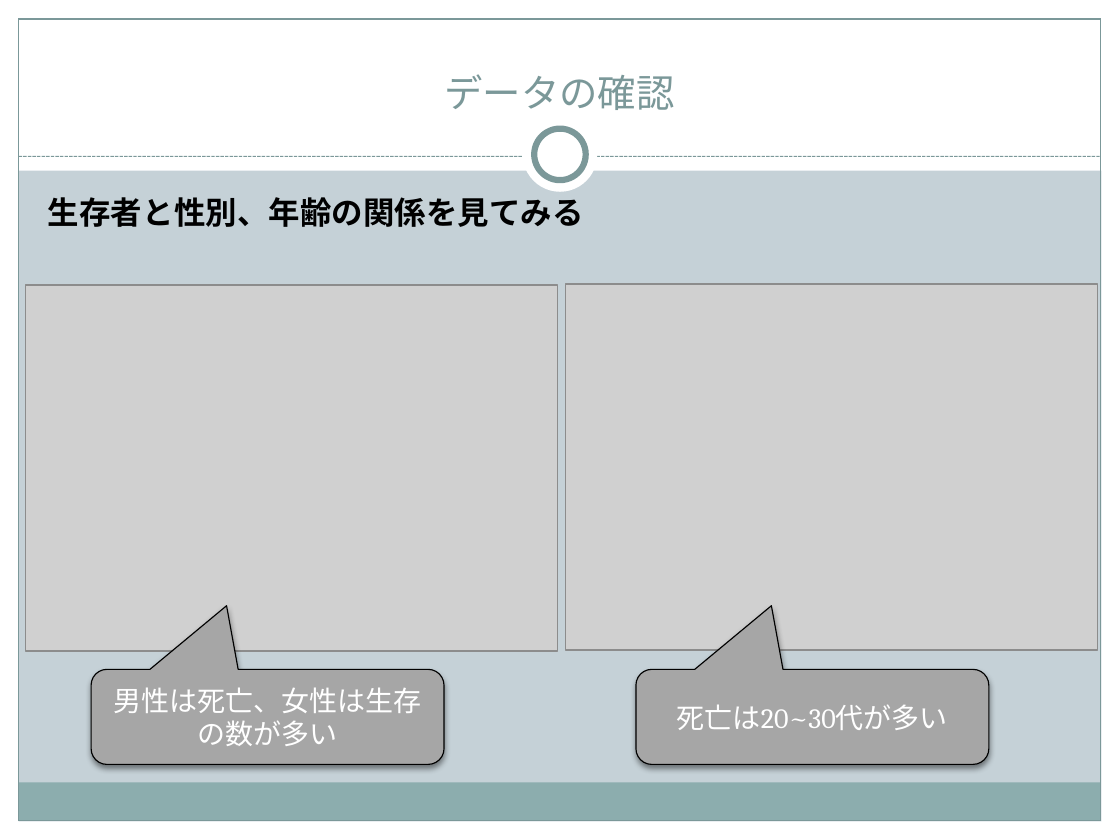
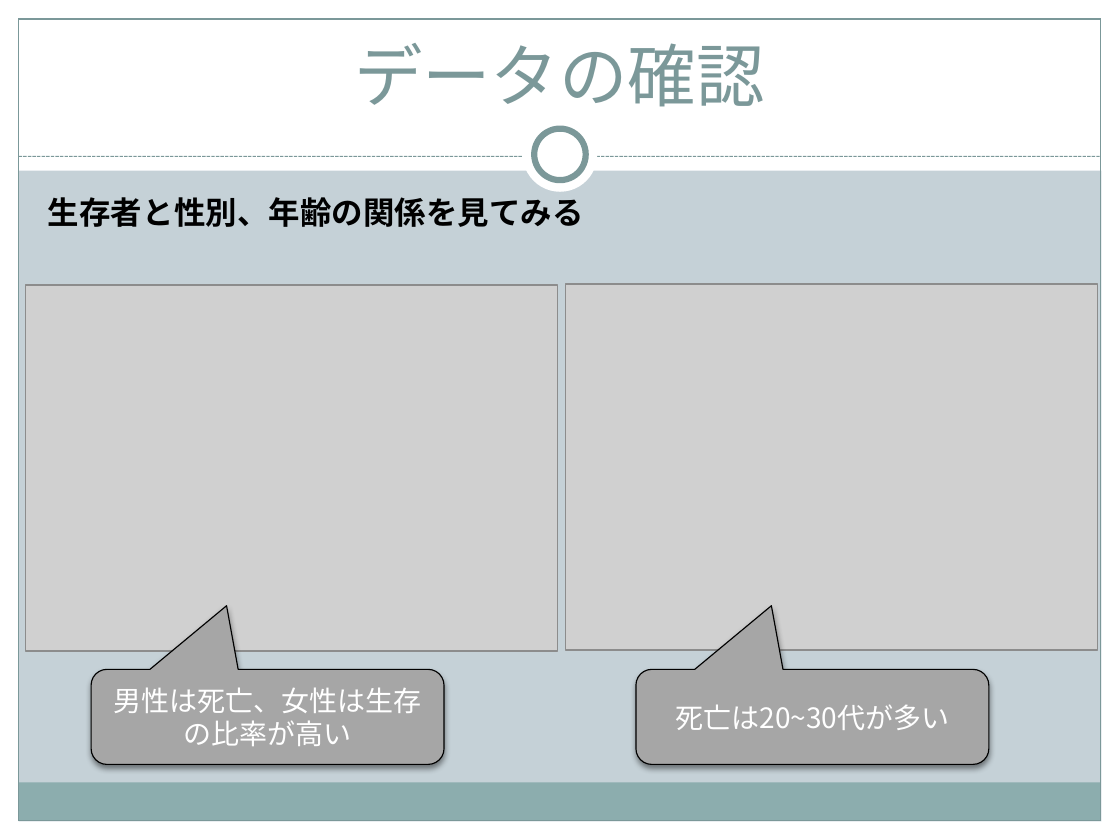
Before and after one commit to StudyGroupPT/1130, a slide deck: slide 7 of doc/勉強会_titanic.pptx. Drawn at 1120x840 pixels with LibreOffice and Linux fonts; fonts in the diff are those of the drawing; grey boxes stand for pictures. Boxes give left, top, right and bottom in pixels: in the first picture for what was removed or moved away, otherwise in the second. Text is boxed around its words. In the diff, an @@ line names an element or a change of style, - is before the commit and + after.

```diff
--- a/doc/勉強会_titanic.pptx
+++ b/doc/勉強会_titanic.pptx
@@ title "データの確認" at [354, 43, 765, 107]: size 24.8 to 44 pt, font Cambria to Noto Sans CJK JP @@
@@ text "生存者と性別、年齢の関係を見てみる" at [48, 197, 584, 227]: font Cambria to Noto Sans CJK JP @@
@@ text in rounded speech box at [114, 687, 422, 746]: text changed; font Cambria to Noto Sans CJK JP @@
-男性は死亡、女性は生存の数が多い
+男性は死亡、女性は生存の比率が高い
@@ rounded speech box "死亡は20~30代が多い" at [636, 670, 989, 765]: font Cambria to Noto Sans CJK JP @@
```
Also in this commit, not shown: 13 other slides changed, 1 slide added.
